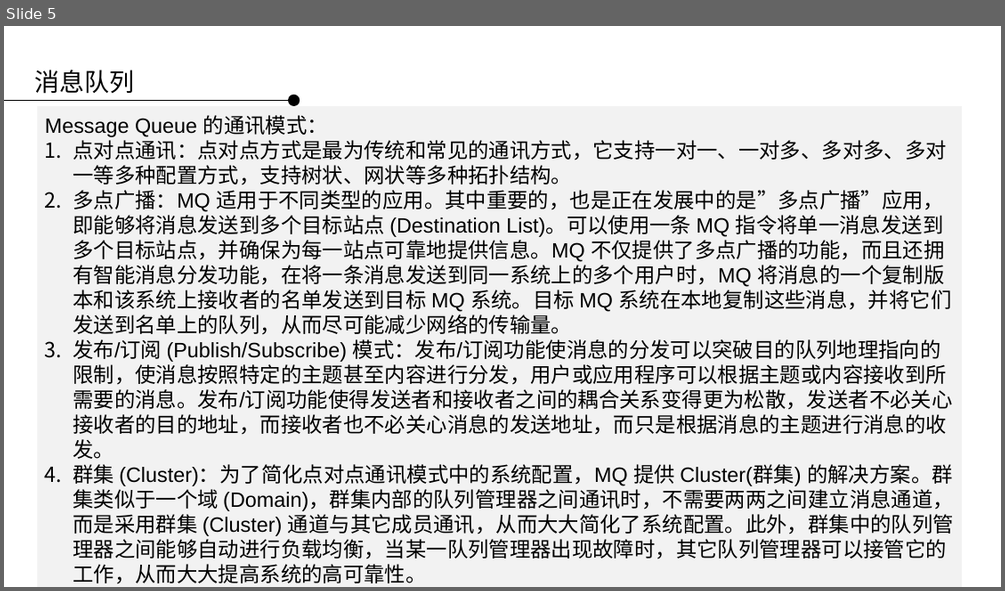
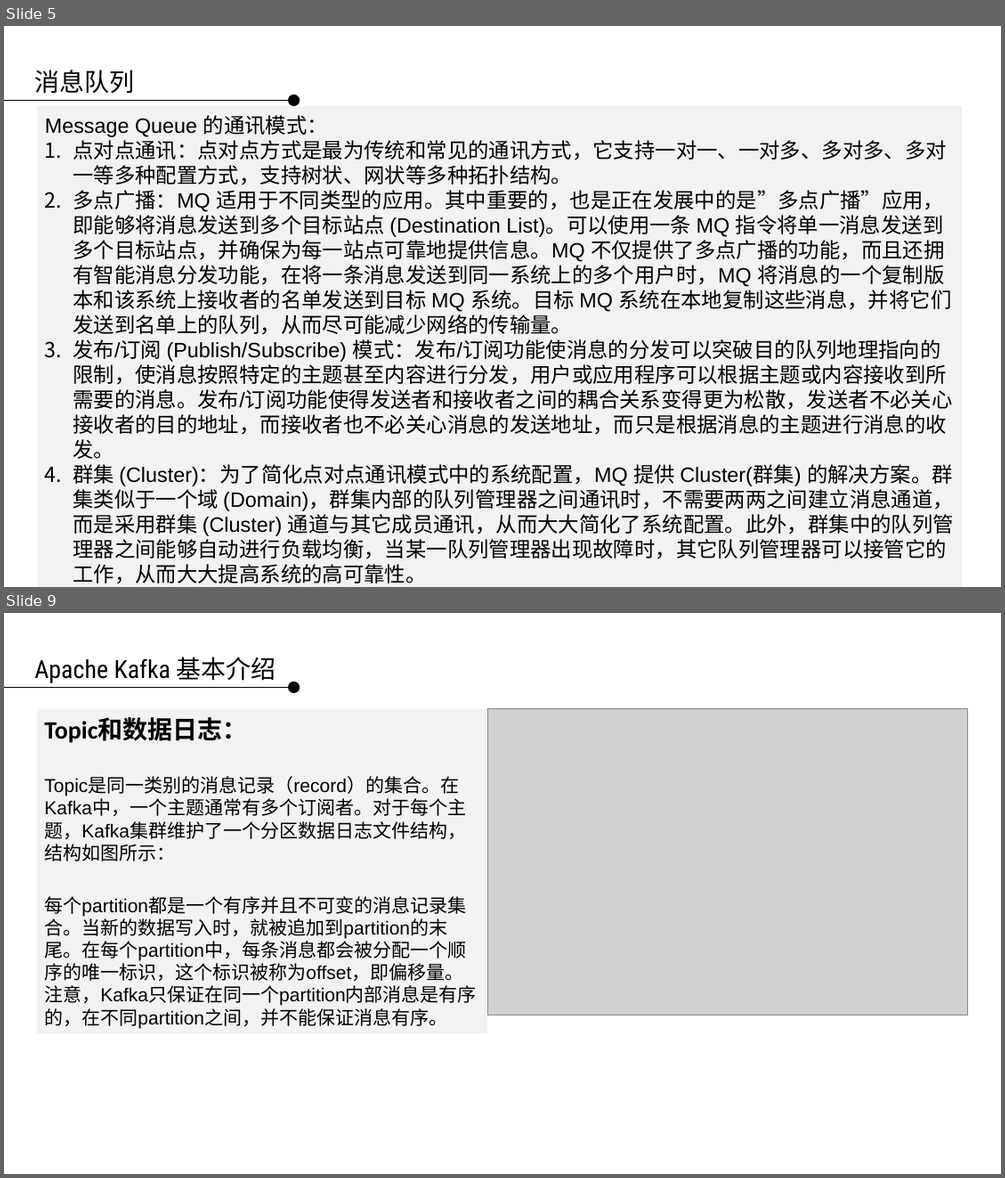
Before and after one commit to applepip/Big_Data, a slide deck: 数据采集系统/数据采集系统 第三讲.pptx. Shown one above the other, each under a label of ours: slide 5 before the commit, slides 5 and 9 after it; the slides between them are not shown. The pictures are 1005x591 and 1005x1178 pixels, drawn with LibreOffice and Linux fonts; fonts in the diff are those of the drawing; grey boxes stand for pictures; background and template pictures are left out. Boxes give left, top, right and bottom in pixels: in the first picture for what was removed or moved away, otherwise in the second. Text is boxed around its words. In the diff, an @@ line names an element or a change of style, - is before the commit and + after.

```diff
--- a/数据采集系统/数据采集系统 第三讲.pptx
+++ b/数据采集系统/数据采集系统 第三讲.pptx
@@ slide 9 added at [4, 613, 1001, 1174], background picture (left out) @@
@@ text added at [34, 657, 276, 683], 24 pt, text #000000 @@
+Apache Kafka 基本介绍
@@ line added from (4, 687) to (288, 687), #000000 0.75 pt @@
@@ ellipse added at [288, 682, 300, 694], fill #000000 @@
@@ rectangle added at [37, 709, 487, 1033], fill #F2F2F2, 18 pt, text #000000 @@
+Topic和数据日志：
+Topic是同一类别的消息记录（record）的集合。在Kafka中，一个主题通常有多个订阅者。对于每个主题，Kafka集群维护了一个分区数据日志文件结构，结构如图所示：
+每个partition都是一个有序并且不可变的消息记录集合。当新的数据写入时，就被追加到partition的末尾。在每个partition中，每条消息都会被分配一个顺序的唯一标识，这个标识被称为offset，即偏移量。注意，Kafka只保证在同一个partition内部消息是有序的，在不同partition之间，并不能保证消息有序。
@@ picture added at [488, 709, 967, 1014] @@
```
Also in this commit, not shown: 5 slides changed, 28 other slides added, 29 slides removed.
